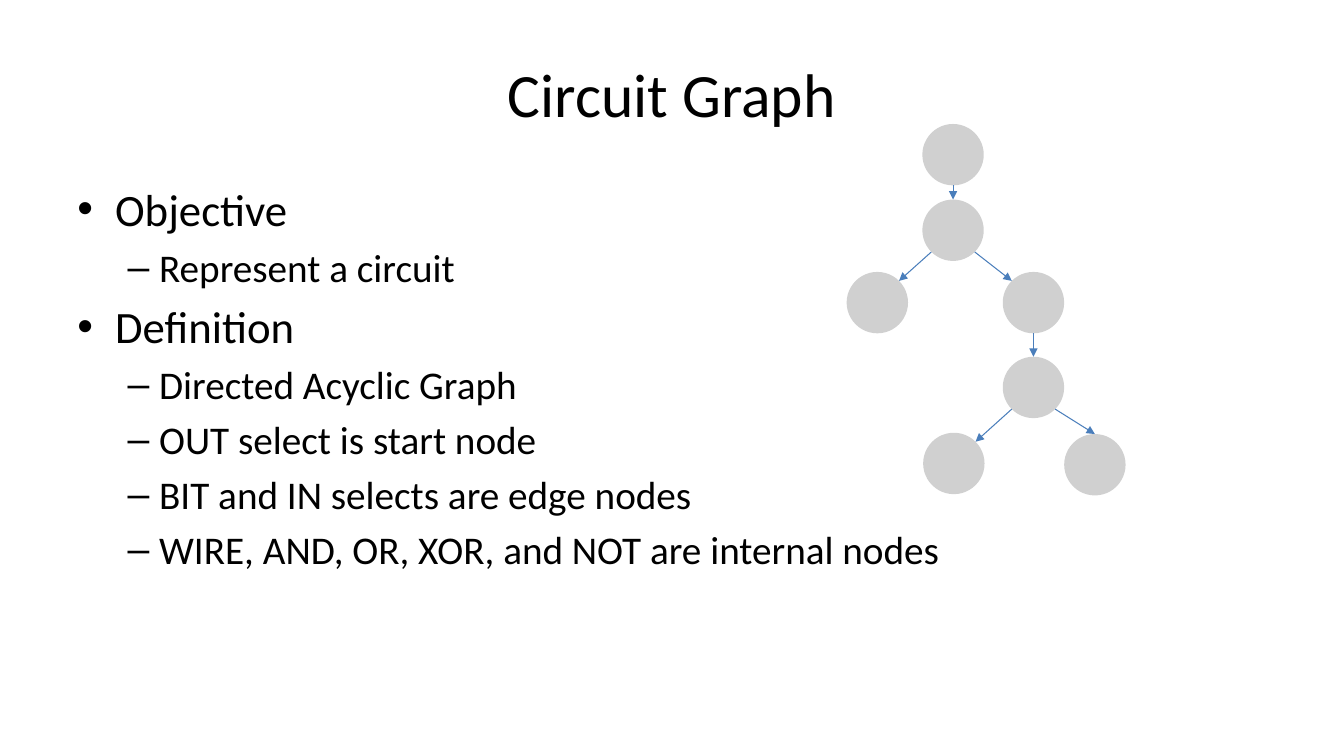
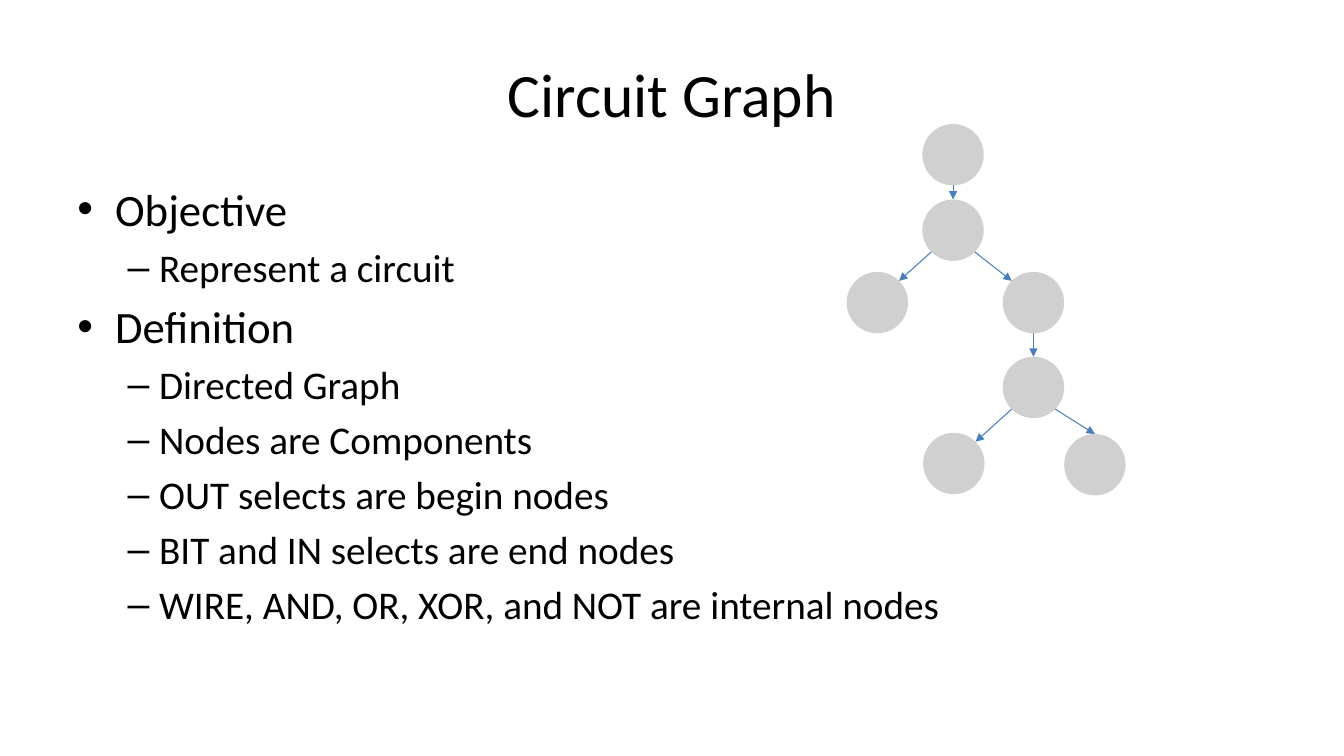
Before and after one commit to jinwei-chang/Verilog-Simulation-Optimization-via-Instruction-Reduction, a slide deck: slide 10 of lecture/20210608_1071524_ProblemF.pptx. Drawn at 1344x756 pixels with LibreOffice and Linux fonts; fonts in the diff are those of the drawing; grey boxes stand for pictures. Boxes give left, top, right and bottom in pixels: in the first picture for what was removed or moved away, otherwise in the second. Text is boxed around its words. In the diff, an @@ line names an element or a change of style, - is before the commit and + after.

Commit message:
Final Presentation

```diff
--- a/lecture/20210608_1071524_ProblemF.pptx
+++ b/lecture/20210608_1071524_ProblemF.pptx
@@ text at box(159, 371, 675, 565): text changed @@
-  – Directed Acyclic Graph
-  – OUT select is start node
-  – BIT and IN selects are edge nodes
+  – Directed Graph
+  – Nodes are Components
+  – OUT selects are begin nodes
+  – BIT and IN selects are end nodes
```
Also in this commit, not shown: 1 other slide changed, 1 slide added, 3 other files.
